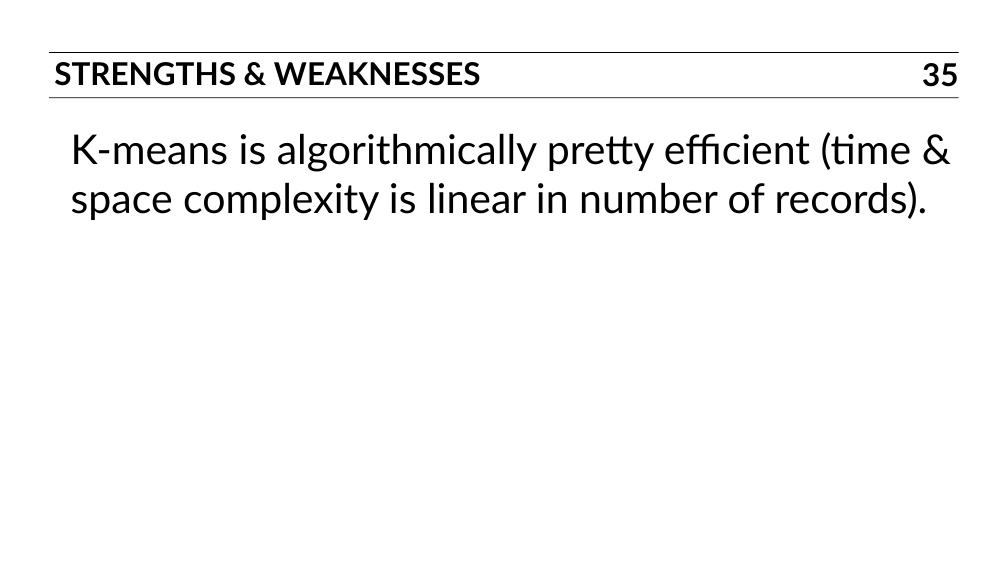
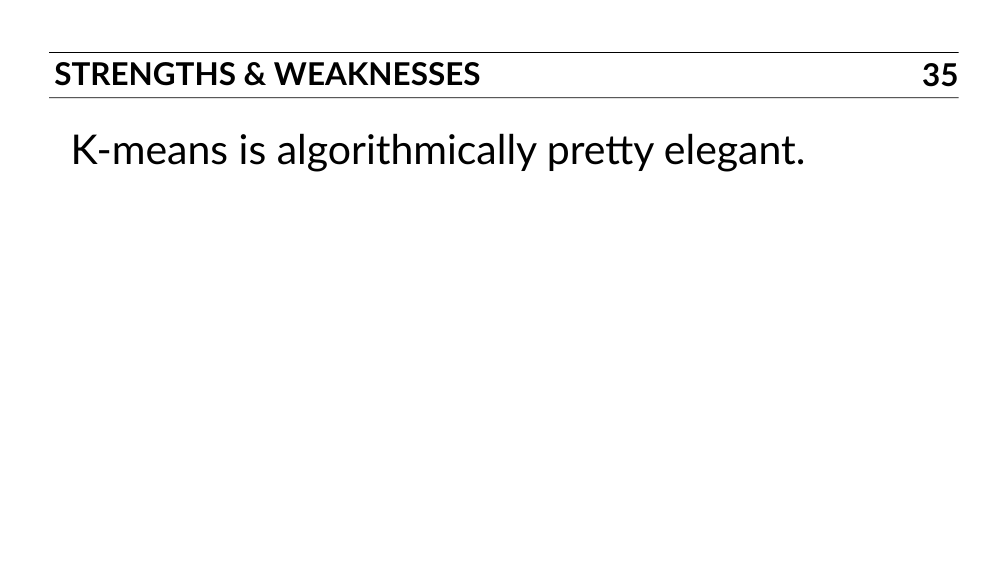
Before and after one commit to ajschumacher/gadsdc, a slide deck: slide 35 of 18-clustering/slides.pptx. Drawn at 1008x566 pixels with LibreOffice and Linux fonts; fonts in the diff are those of the drawing. Boxes give left, top, right and bottom in pixels: in the first picture for what was removed or moved away, otherwise in the second. Text is boxed around its words. In the diff, an @@ line names an element or a change of style, - is before the commit and + after.

```diff
--- a/18-clustering/slides.pptx
+++ b/18-clustering/slides.pptx
@@ text at bbox=[71, 133, 806, 172]: text changed @@
-K-means is algorithmically pretty efficient (time & space complexity is linear in number of records).
+K-means is algorithmically pretty elegant.
```
Also in this commit, not shown: 7 other slides changed, 1 other file.
